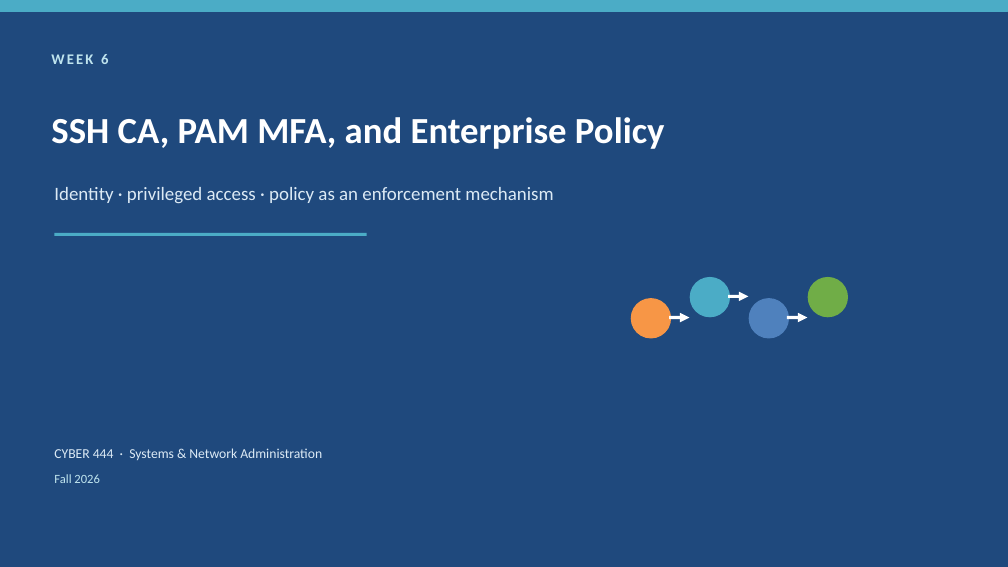
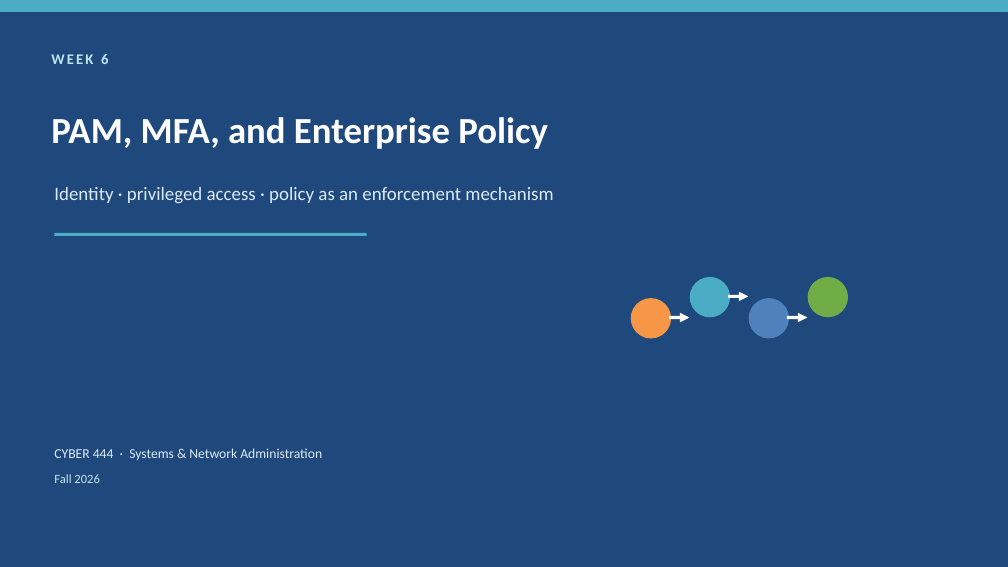
Before and after one commit to BYU-CYBER-444/byu-cyber-444.github.io, a slide deck: slide 1 of lectures/CYBER444_Week06_SSH_CA_PAM_MFA_and_Enterprise_Policy.pptx. Drawn at 1008x567 pixels with LibreOffice and Linux fonts; fonts in the diff are those of the drawing. Boxes give left, top, right and bottom in pixels: in the first picture for what was removed or moved away, otherwise in the second. Text is boxed around its words. In the diff, an @@ line names an element or a change of style, - is before the commit and + after.

```diff
--- a/lectures/CYBER444_Week06_SSH_CA_PAM_MFA_and_Enterprise_Policy.pptx
+++ b/lectures/CYBER444_Week06_SSH_CA_PAM_MFA_and_Enterprise_Policy.pptx
@@ text at [51,117,548,149]: text changed @@
-SSH CA, PAM MFA, and Enterprise Policy
+PAM, MFA, and Enterprise Policy
```
Also in this commit, not shown: 29 other slides changed, 10 slides added, 18 slides removed.
